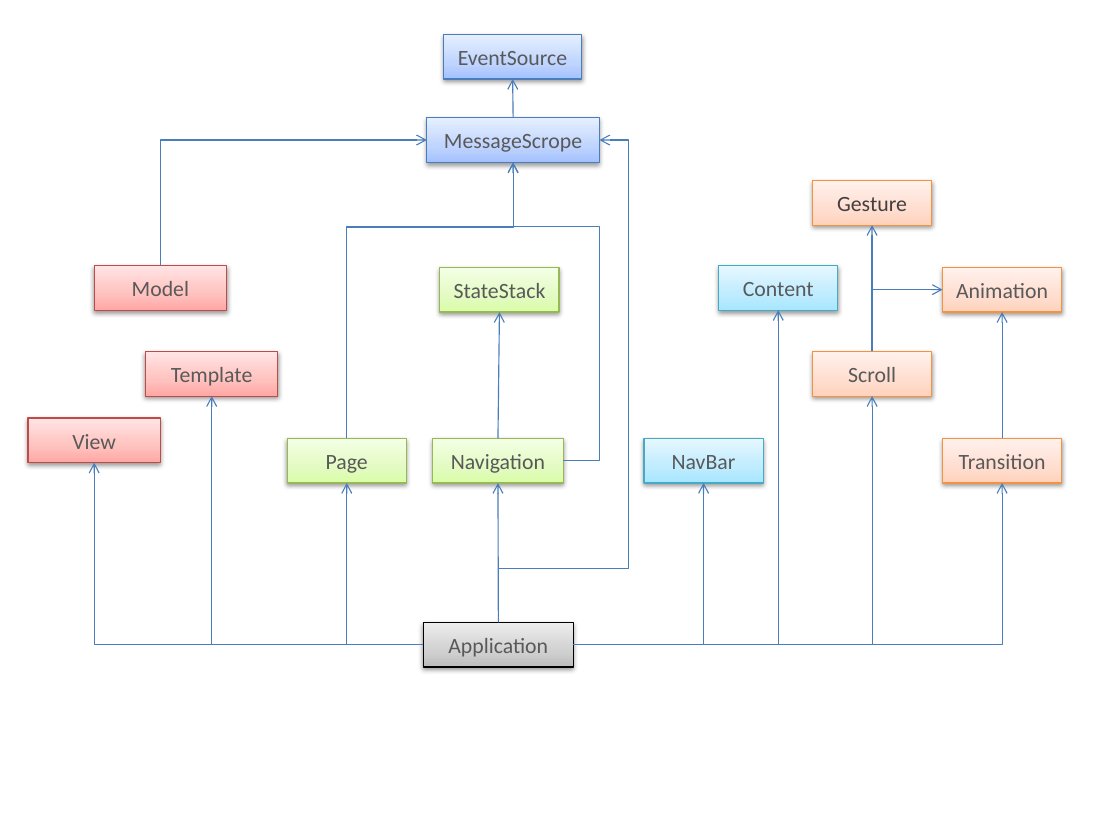
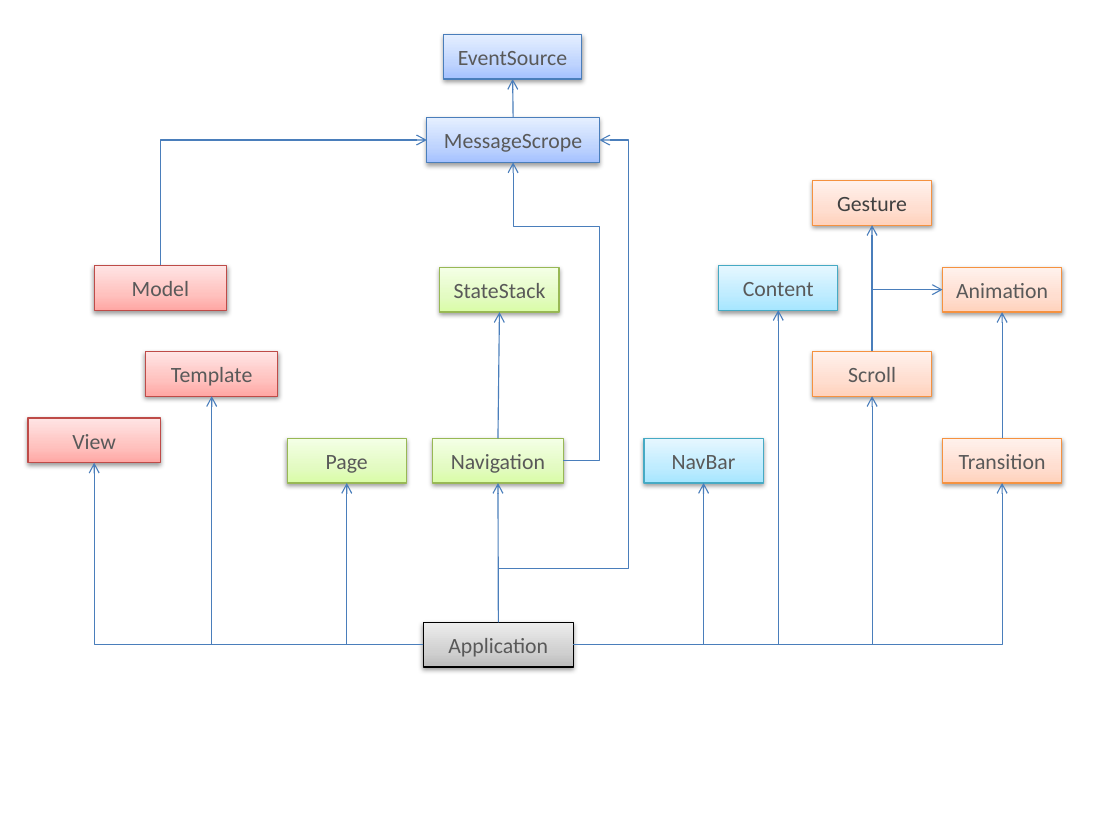
Before and after one commit to mixteam/mixsln, a slide deck: slide 1 of doc/design.pptx (slide 6 before the commit). Drawn at 1120x840 pixels with LibreOffice and Linux fonts; fonts in the diff are those of the drawing. Boxes give left, top, right and bottom in pixels: in the first picture for what was removed or moved away, otherwise in the second. Text is boxed around its words. In the diff, an @@ line names an element or a change of style, - is before the commit and + after.

```diff
--- a/doc/design.pptx
+++ b/doc/design.pptx
@@ elbow arrow removed from (347, 438) to (513, 162) @@
```
Also in this commit, not shown: 5 slides removed, 42 other files.
